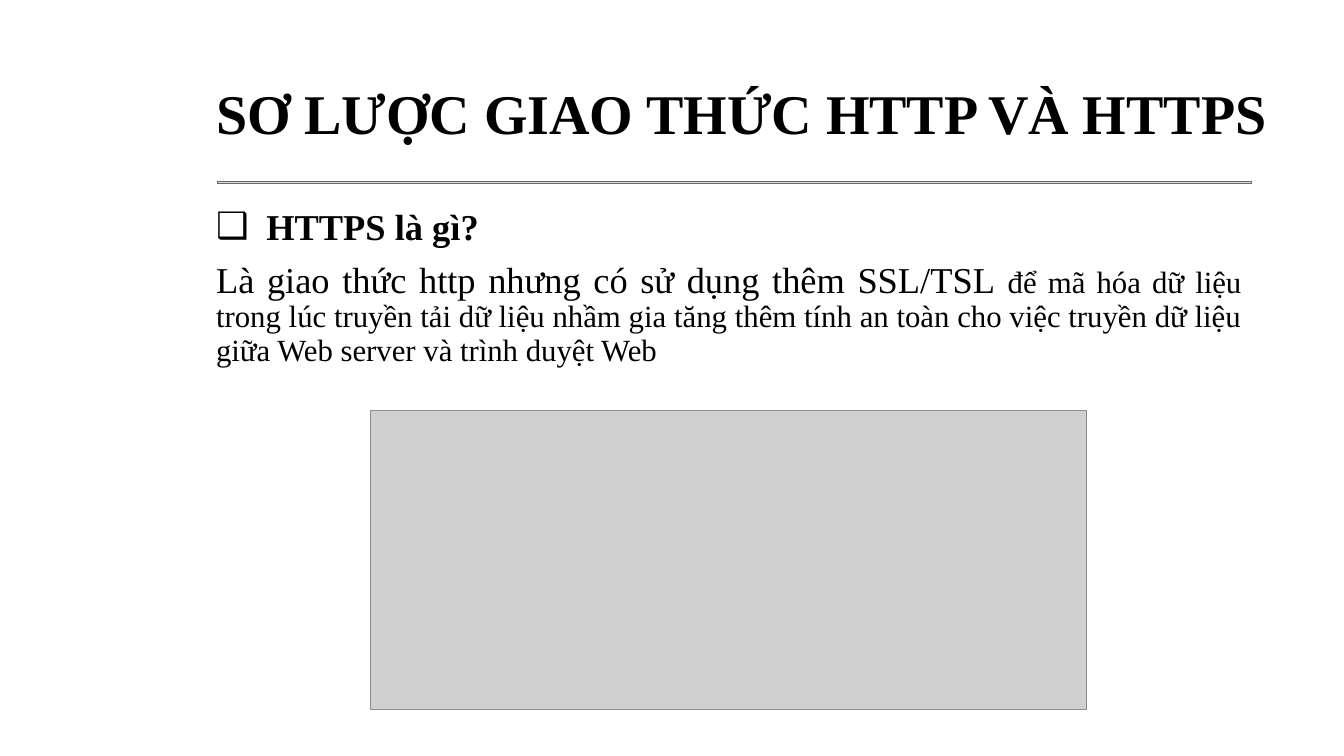
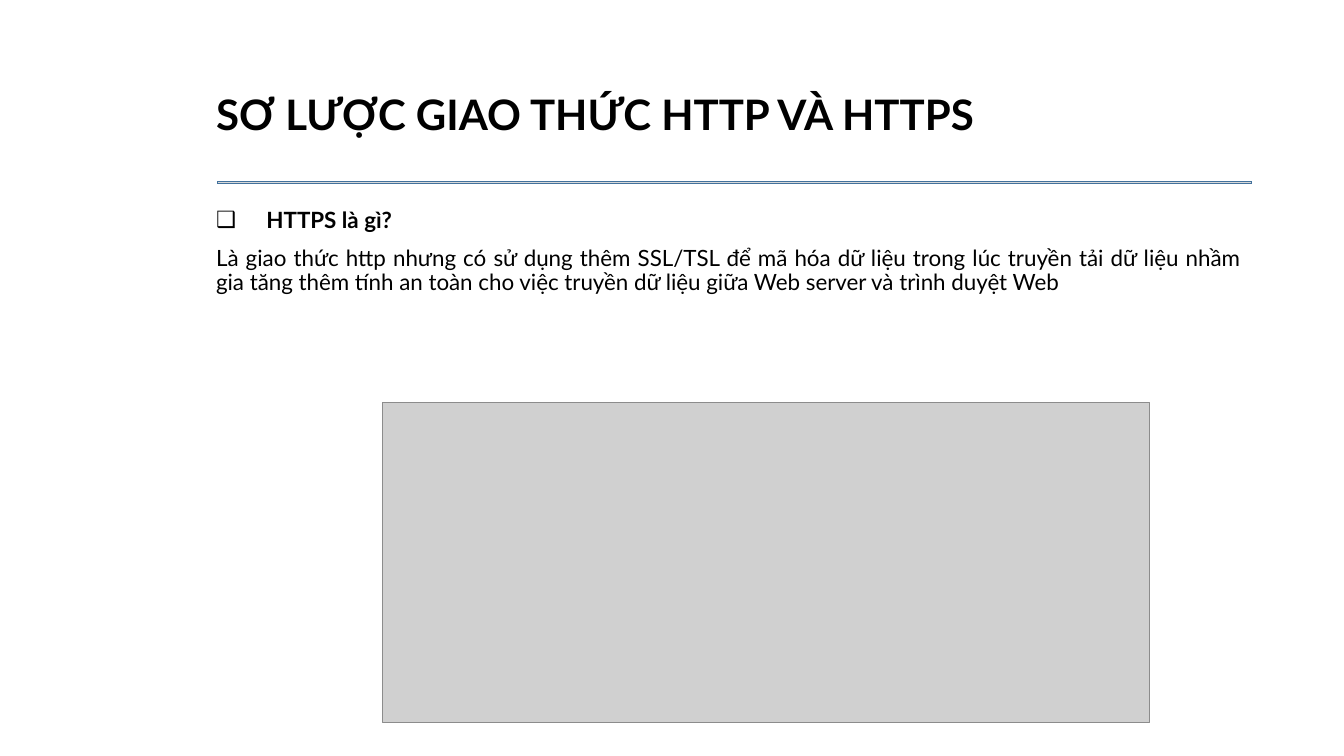
Before and after one commit to daotuyen9244/Indruino-Iot-Project, a slide deck: slide 5 of FW/Thanh/get_post/POST_GET.pptx. Drawn at 1344x756 pixels with LibreOffice and Linux fonts; fonts in the diff are those of the drawing; grey boxes stand for pictures; background and template pictures are left out. Boxes give left, top, right and bottom in pixels: in the first picture for what was removed or moved away, otherwise in the second. Text is boxed around its words. In the diff, an @@ line names an element or a change of style, - is before the commit and + after.

```diff
--- a/FW/Thanh/get_post/POST_GET.pptx
+++ b/FW/Thanh/get_post/POST_GET.pptx
@@ title "SƠ LƯỢC GIAO THỨC HTTP ..." at box(216, 94, 974, 138): size 40 to 30 pt, font Times New Roman to Lato @@
@@ text "HTTPS là gì?" at box(216, 211, 1240, 294): size 26 to 16 pt in "HTTPS là gì?", "Là giao thức http nhưng có sử ..."; font Times New Roman to Lato; size 22 to 16 pt in "để mã hóa dữ liệu trong lúc ..." @@
@@ picture: place and size @@
-picture at box(371, 410, 1087, 710)
+picture at box(383, 402, 1150, 723)
```
Also in this commit, not shown: 9 other slides changed, 5 other files.
